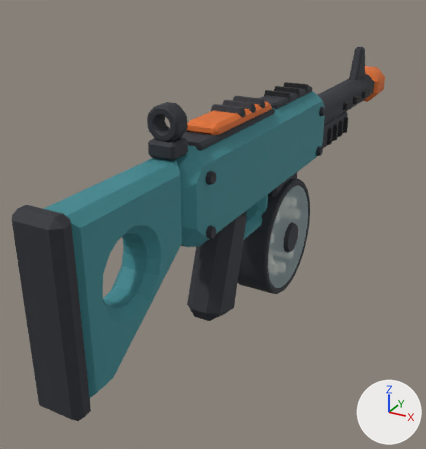
An edit to the glTF model roblox/assets/weapons-kit/src/w_ar@ar_toy.glb, drawn before and after from the same camera.
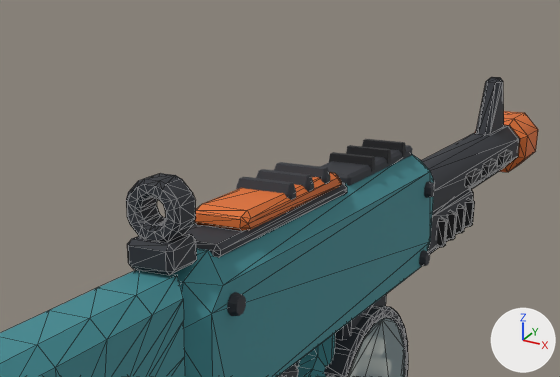
Each version appears first whole from a 50 mm camera at (0.387, -0.824, 0.288) aimed at (-0.088, 0.04, -0.144), and next in a close-up on the part from 17% to 93% of the width and 0% to 49% of the height. The lights are fixed; the arrows at lower right show +X, +Y and +Z. The older version's two pictures come first. The close-ups show mesh edges as thin lines. Where no turn or scale is listed for an object, it has been applied to the vertices. Vertices at exactly the same position are counted once.

The first close-up shows 'barrel_wzB', 'body_wzA', 'charge_wzB', 'charge_wzN', 'mag_wzB', 'mag_wzN', 'rail_wzB', 'rail_wzN', 'sight_wzB', 'stock_wzA', 'tip_wzN', 'track_wzB' and 6 more.
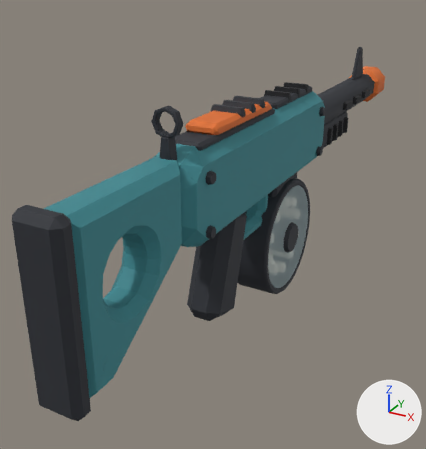
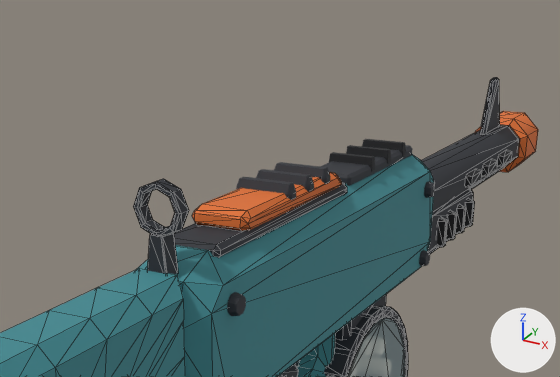
Location of each change, (x1, y1, x2, y2) in pixels of the close-ups (560 x 377 px):
'sight_wzB', reshaped: before (126, 77, 504, 275); after (133, 77, 500, 274)
part 1 of me_sight_wzb, added: after (133, 179, 189, 236)
part 2 of me_sight_wzb, rebuilt (28% narrower): before (476, 77, 504, 135); after (480, 77, 500, 134)
part 3 of me_sight_wzb, added: after (148, 233, 178, 274)
part 4 of me_sight_wzb, deleted: before (126, 173, 196, 242)
part 5 of me_sight_wzb, deleted: before (127, 233, 197, 275)

The change in detail:
me_sight_wzb is used by ob_sight_wzb; location (0.0, 0.0, 0.0).
me_sight_wzb had 176 vertices, 344 faces and spanned x -0.022..0.022, y -0.253..0.628, z 0.04..0.136.
me_sight_wzb now has 112 vertices, 216 faces and spans x -0.02..0.02, y -0.242..0.627, z 0.043..0.134.
me_sight_wzb part 1: a new loose piece, a torus around y (ring radius 0.017, tube radius 0.006) spanning x -0.02..0.02, y -0.24..-0.228, z 0.094..0.134, in mat_dark (dark grey #2b2e35).
me_sight_wzb part 2: the loose piece of 24 vertices spanning x -0.01..0.01, y 0.552..0.628, z 0.04..0.114 is rebuilt with 24 vertices and now spans x -0.004..0.004, y 0.553..0.627, z 0.043..0.114.
me_sight_wzb part 3: a new loose piece of 24 vertices spanning x -0.009..0.009, y -0.242..-0.226, z 0.063..0.097, in mat_dark (dark grey #2b2e35).
me_sight_wzb part 4: the loose piece of 128 vertices spanning x -0.022..0.022, y -0.247..-0.221, z 0.092..0.136 is deleted.
me_sight_wzb part 5: the loose piece of 24 vertices spanning x -0.019..0.019, y -0.253..-0.215, z 0.072..0.094 is deleted.
